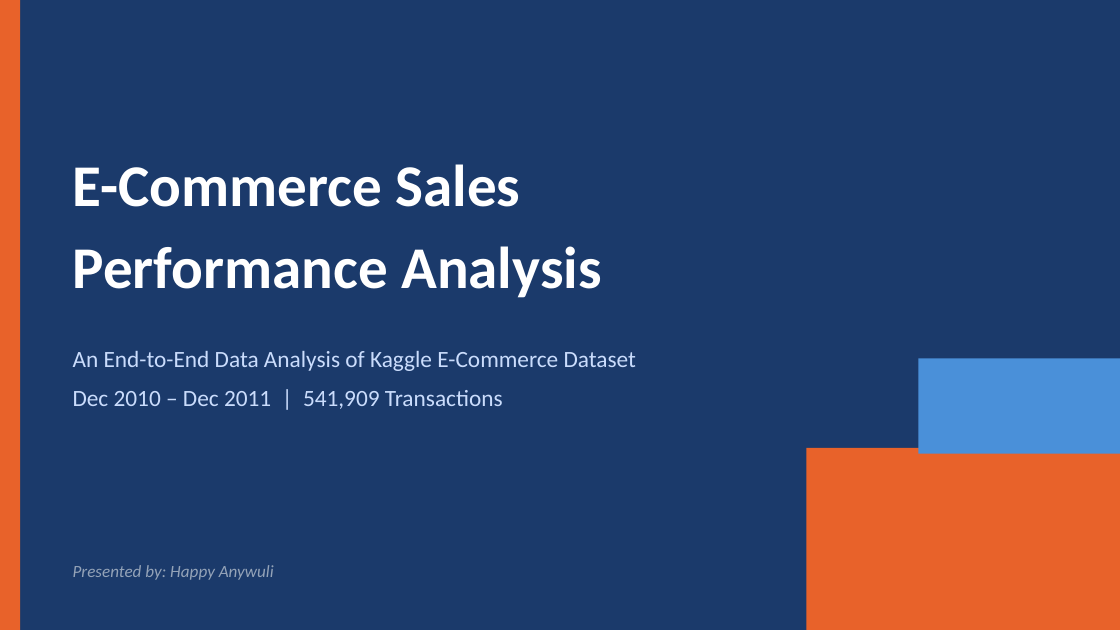
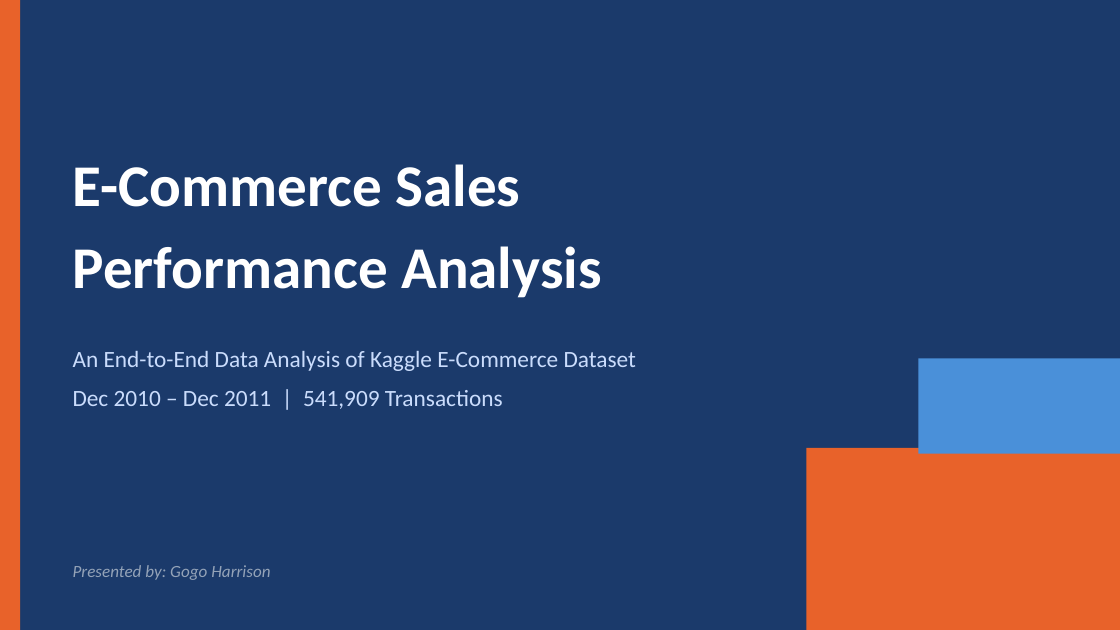
Before and after one commit to gogoharrison/ecommerce-sales-performance-analysis, a slide deck: slide 1 of ecommerce_analysis.pptx. Drawn at 1120x630 pixels with LibreOffice and Linux fonts; fonts in the diff are those of the drawing. Boxes give left, top, right and bottom in pixels: in the first picture for what was removed or moved away, otherwise in the second. Text is boxed around its words. In the diff, an @@ line names an element or a change of style, - is before the commit and + after.

```diff
--- a/ecommerce_analysis.pptx
+++ b/ecommerce_analysis.pptx
@@ text at (73,565,270,580): text changed @@
-Presented by: Happy Anywuli
+Presented by: Gogo Harrison
```
Also in this commit, not shown: 1 slide added, 7 other files.
